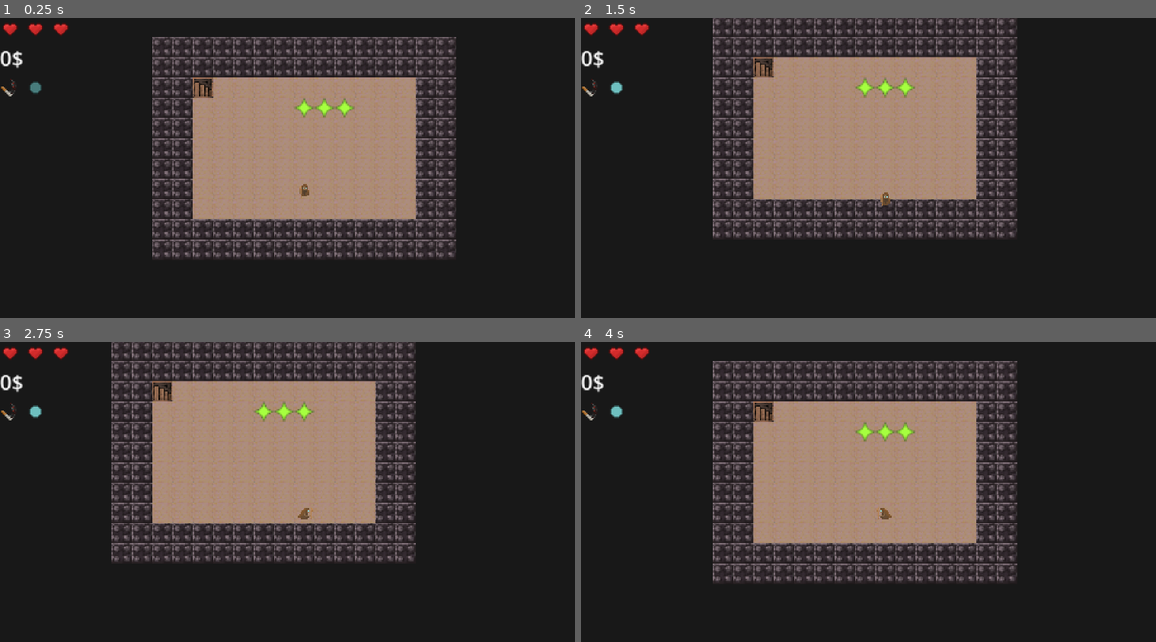
Above: before the commit, frames 1-4 (two rows, left to right).
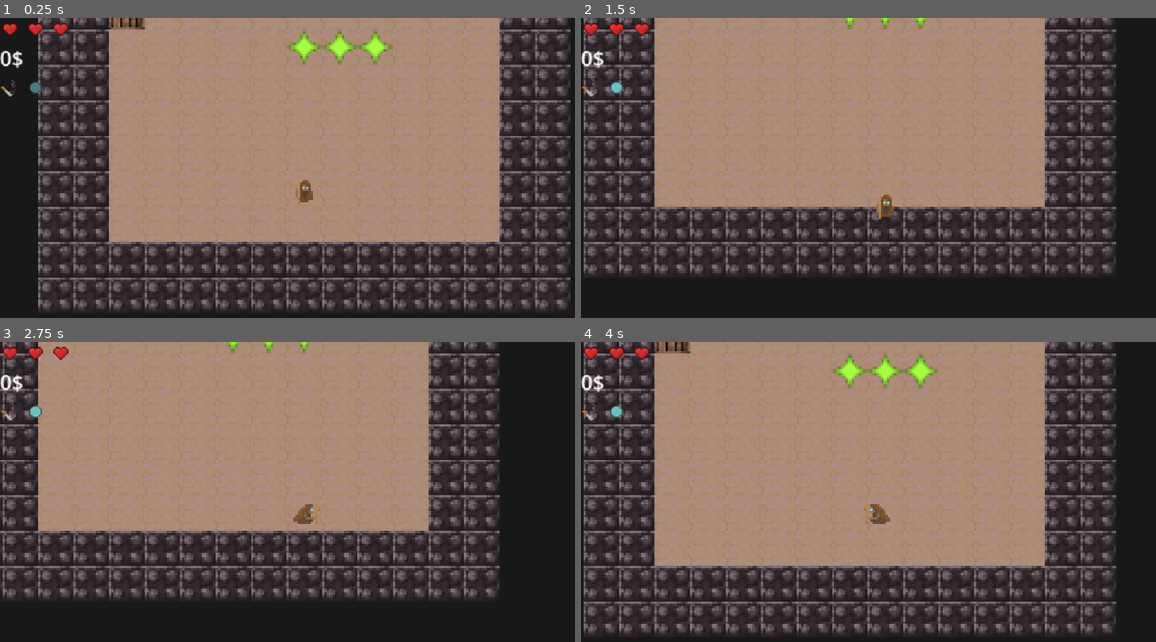
Above: after the commit, the same moments.

Repository: beppep/newDanceMage
Game: Godot game, scene res://scenes/main scene.tscn
Same seed, same stepped clock (60 frames per second), same inputs: the game is played once before the commit and once after it. Before the commit the project starts from res://main scene.tscn.
Inputs (mouse positions are in pixels of both pictures, inside the frame that each line leads up to):
- Up to frame 1 (0.25 s): no input
- Up to frame 2 (1.5 s): tap Enter at 0.5 s; move the mouse to (1018, 171) at 0.52 s; hold Right (move_right) 0.53-1.28 s; tap Space (move_nowhere) at 0.6, 1.35 s; click (1018, 171) at 0.67 s; move the mouse to (765, 207) at 1.27 s; hold S (move_down) from 1.28 s (still down); click (765, 207) at 1.42 s
- Up to frame 3 (2.75 s): move the mouse to (362, 438) at 2.02 s; release S (move_down) at 2.03 s; hold Right (move_right) from 2.03 s (still down); tap Space (move_nowhere) at 2.1 s; click (362, 438) at 2.17 s
- Up to frame 4 (4 s): move the mouse to (857, 582) at 2.77 s; release Right (move_right) at 2.78 s; hold W (move_up) 2.78-3.53 s; tap Space (move_nowhere) at 2.85, 3.6 s; click (857, 582) at 2.92 s; move the mouse to (1069, 564) at 3.52 s; hold A (move_left) from 3.53 s (still down); click (1069, 564) at 3.67 s

The runs differ from the first frame. In frame 1, 58% of the frame differs, in the area x 6-100%, y 0-98%; in frame 2, 47%; in frame 3, 44%; in frame 4, 57%.

Commit message:
touch support mortars and bomb logic

Diff:
--- a/project.godot
+++ b/project.godot
@@ -14,6 +14,11 @@
 run/main_scene="uid://dvhrggsk1jycp"
 config/features=PackedStringArray("4.5", "GL Compatibility")
 config/icon="res://icon.svg"
+
+[autoload]
+
+SwipeInput="*res://scripts/swipe_input.gd"
+GlobalTimers="*res://scripts/global_timers.gd"
 
 [display]
 
@@ -52,9 +57,14 @@
 ]
 }
 
+[input_devices]
+
+pointing/emulate_touch_from_mouse=true
+
 [rendering]
 
 textures/canvas_textures/default_texture_filter=0
 renderer/rendering_method="gl_compatibility"
 renderer/rendering_method.mobile="gl_compatibility"
+textures/vram_compression/import_etc2_astc=true
 environment/defaults/default_clear_color=Color(0.09239706, 0.09239707, 0.09239703, 1)
--- /dev/null
+++ b/scenes/enemies/mortar.tscn
@@ -0,0 +1,47 @@
+[gd_scene load_steps=7 format=3 uid="uid://d4gf30gh74e67"]
+
+[ext_resource type="Script" uid="uid://worpl5yi8sei" path="res://scripts/units/mortar.gd" id="1_roy4p"]
+[ext_resource type="Texture2D" uid="uid://p8tllcl07eqi" path="res://assets/sprites/enemies/mortar/mortar.png" id="2_iq1sh"]
+[ext_resource type="Texture2D" uid="uid://2dtkmhlg3rin" path="res://assets/sprites/enemies/mortar/mortar3.png" id="3_f1tc7"]
+[ext_resource type="Texture2D" uid="uid://v46tjy74cqhs" path="res://assets/sprites/enemies/mortar/mortar1.png" id="3_roy4p"]
+[ext_resource type="Texture2D" uid="uid://dkcb5ssf7taa8" path="res://assets/sprites/enemies/mortar/mortar2.png" id="4_f1tc7"]
+
+[sub_resource type="SpriteFrames" id="SpriteFrames_xauds"]
+animations = [{
+"frames": [{
+"duration": 1.0,
+"texture": ExtResource("2_iq1sh")
+}],
+"loop": true,
+"name": &"default",
+"speed": 5.0
+}, {
+"frames": [{
+"duration": 1.0,
+"texture": ExtResource("3_f1tc7")
+}, {
+"duration": 1.0,
+"texture": ExtResource("2_iq1sh")
+}],
+"loop": false,
+"name": &"shoot",
+"speed": 2.0
+}, {
+"frames": [{
+"duration": 1.0,
+"texture": ExtResource("3_roy4p")
+}, {
+"duration": 1.0,
+"texture": ExtResource("4_f1tc7")
+}],
+"loop": true,
+"name": &"windup",
+"speed": 4.0
+}]
+
+[node name="Mortar" type="Node2D"]
+script = ExtResource("1_roy4p")
+
+[node name="AnimatedSprite2D" type="AnimatedSprite2D" parent="."]
+sprite_frames = SubResource("SpriteFrames_xauds")
+animation = &"windup"
--- a/main scene.tscn
+++ b/scenes/main scene.tscn
@@ -1,48 +1,48 @@
 [gd_scene load_steps=29 format=4 uid="uid://dvhrggsk1jycp"]
 
-[ext_resource type="Texture2D" uid="uid://birqi1u65y38" path="res://assets/sprites/tiles/obsidian.png" id="1_0afw7"]
-[ext_resource type="Script" uid="uid://diohhrdup4fv4" path="res://scripts/main_scene.gd" id="1_ux2rm"]
-[ext_resource type="Texture2D" uid="uid://b1j5y10ckc80i" path="res://assets/sprites/tiles/rock.png" id="2_ux2rm"]
-[ext_resource type="Texture2D" uid="uid://bvaj6imc6unwm" path="res://assets/sprites/tiles/sand.png" id="3_sgb2t"]
-[ext_resource type="Texture2D" uid="uid://euie60wjbdx0" path="res://assets/sprites/tiles/wood.png" id="4_aqyhw"]
-[ext_resource type="Script" uid="uid://duu3jyqjhp3f1" path="res://scripts/units.gd" id="6_c1o4b"]
-[ext_resource type="Texture2D" uid="uid://57ta6mjg534o" path="res://assets/sprites/tiles/staircase.png" id="6_j008o"]
-[ext_resource type="PackedScene" uid="uid://cm2di112011s2" path="res://scenes/Player.tscn" id="6_sgb2t"]
-[ext_resource type="Texture2D" uid="uid://b6tbvcewt1oj2" path="res://assets/sprites/tiles/diamond.png" id="7_aovjg"]
-[ext_resource type="Texture2D" uid="uid://bxb3i4d6d082o" path="res://assets/sprites/tiles/white.png" id="7_v7vy4"]
-[ext_resource type="Texture2D" uid="uid://c5ugh0410ghil" path="res://assets/sprites/tiles/black.png" id="8_7bxi3"]
-[ext_resource type="Texture2D" uid="uid://clleiojhorbc1" path="res://assets/sprites/ui/heart.png" id="8_52ei1"]
-[ext_resource type="PackedScene" uid="uid://b1r37xlv72lnf" path="res://main_ui.tscn" id="9_c1o4b"]
-[ext_resource type="Texture2D" uid="uid://u0kthw8kmx5w" path="res://assets/sprites/particles/coin.png" id="9_v7vy4"]
-[ext_resource type="Script" uid="uid://cto6b6cn0sh74" path="res://scripts/map_generation.gd" id="15_52ei1"]
-[ext_resource type="Script" uid="uid://3quawpdbegmg" path="res://scripts/particle_spawner.gd" id="18_lslek"]
+[ext_resource type="Script" uid="uid://diohhrdup4fv4" path="res://scripts/main_scene.gd" id="1_mdami"]
+[ext_resource type="Texture2D" uid="uid://birqi1u65y38" path="res://assets/sprites/tiles/obsidian.png" id="2_gqlja"]
+[ext_resource type="Texture2D" uid="uid://b1j5y10ckc80i" path="res://assets/sprites/tiles/rock.png" id="3_1w873"]
+[ext_resource type="Texture2D" uid="uid://bvaj6imc6unwm" path="res://assets/sprites/tiles/sand.png" id="4_vd6wd"]
+[ext_resource type="Texture2D" uid="uid://euie60wjbdx0" path="res://assets/sprites/tiles/wood.png" id="5_3yfn6"]
+[ext_resource type="Texture2D" uid="uid://57ta6mjg534o" path="res://assets/sprites/tiles/staircase.png" id="6_cdyvt"]
+[ext_resource type="Texture2D" uid="uid://bxb3i4d6d082o" path="res://assets/sprites/tiles/white.png" id="7_ewawa"]
+[ext_resource type="Texture2D" uid="uid://c5ugh0410ghil" path="res://assets/sprites/tiles/black.png" id="8_q80np"]
+[ext_resource type="Texture2D" uid="uid://b6tbvcewt1oj2" path="res://assets/sprites/tiles/diamond.png" id="9_u77jt"]
+[ext_resource type="Texture2D" uid="uid://clleiojhorbc1" path="res://assets/sprites/ui/heart.png" id="10_rt8ct"]
+[ext_resource type="Texture2D" uid="uid://u0kthw8kmx5w" path="res://assets/sprites/particles/coin.png" id="11_ewq6b"]
+[ext_resource type="Script" uid="uid://duu3jyqjhp3f1" path="res://scripts/units.gd" id="12_txgxd"]
+[ext_resource type="PackedScene" uid="uid://cm2di112011s2" path="res://scenes/Player.tscn" id="13_q0kxy"]
+[ext_resource type="PackedScene" uid="uid://b1r37xlv72lnf" path="res://scenes/main_ui.tscn" id="14_wr82n"]
+[ext_resource type="Script" uid="uid://cto6b6cn0sh74" path="res://scripts/map_generation.gd" id="15_up5pg"]
+[ext_resource type="Script" uid="uid://3quawpdbegmg" path="res://scripts/particle_spawner.gd" id="16_j2c5s"]
 
 [sub_resource type="TileSetAtlasSource" id="TileSetAtlasSource_18xev"]
-texture = ExtResource("1_0afw7")
+texture = ExtResource("2_gqlja")
 0:0/0 = 0
 
 [sub_resource type="TileSetAtlasSource" id="TileSetAtlasSource_c1o4b"]
-texture = ExtResource("2_ux2rm")
+texture = ExtResource("3_1w873")
 0:0/0 = 0
 
 [sub_resource type="TileSetAtlasSource" id="TileSetAtlasSource_neqfu"]
-texture = ExtResource("3_sgb2t")
+texture = ExtResource("4_vd6wd")
 0:0/0 = 0
 
 [sub_resource type="TileSetAtlasSource" id="TileSetAtlasSource_4rud1"]
-texture = ExtResource("4_aqyhw")
+texture = ExtResource("5_3yfn6")
 0:0/0 = 0
 
 [sub_resource type="TileSetAtlasSource" id="TileSetAtlasSource_xn55d"]
-texture = ExtResource("6_j008o")
+texture = ExtResource("6_cdyvt")
 0:0/0 = 0
 
 [sub_resource type="TileSetAtlasSource" id="TileSetAtlasSource_j008o"]
-texture = ExtResource("7_v7vy4")
+texture = ExtResource("7_ewawa")
 0:0/0 = 0
 
 [sub_resource type="TileSetAtlasSource" id="TileSetAtlasSource_tfagm"]
-texture = ExtResource("8_7bxi3")
+texture = ExtResource("8_q80np")
 0:0/0 = 0
 
 [sub_resource type="TileSet" id="TileSet_7fvey"]
@@ -88,22 +88,22 @@
 tile_set = SubResource("TileSet_7fvey")
 
 [node name="Units" type="Node" parent="."]
-script = ExtResource("6_c1o4b")
+script = ExtResource("12_txgxd")
 
-[node name="Player" parent="Units" instance=ExtResource("6_sgb2t")]
+[node name="Player" parent="Units" instance=ExtResource("13_q0kxy")]
 position = Vector2(8, 7)
 
 [node name="Camera2D" type="Camera2D" parent="Units/Player"]
-zoom = Vector2(4, 4)
+zoom = Vector2(7, 7)
 
-[node name="MainUI" parent="." instance=ExtResource("9_c1o4b")]
+[node name="MainUI" parent="." instance=ExtResource("14_wr82n")]
 
 [node name="CanvasModulate" type="CanvasModulate" parent="."]
 visible = false
 color = Color(0.39215687, 0.39215687, 0.39215687, 1)
 
 [node name="map_generator" type="Node" parent="."]
-script = ExtResource("15_52ei1")
+script = ExtResource("15_up5pg")
 
 [node name="Particles" type="Node" parent="."]
-script = ExtResource("18_lslek")
+script = ExtResource("16_j2c5s")
--- a/main_ui.tscn
+++ b/scenes/main_ui.tscn
@@ -1,6 +1,6 @@
 [gd_scene load_steps=4 format=3 uid="uid://b1r37xlv72lnf"]
 
-[ext_resource type="Script" uid="uid://d2rswpfdl28b2" path="res://main_ui.gd" id="1_2ppmm"]
+[ext_resource type="Script" uid="uid://d2rswpfdl28b2" path="res://scripts/main_ui.gd" id="1_2ppmm"]
 [ext_resource type="Texture2D" uid="uid://inwjj0lddvkd" path="res://assets/sprites/units/crystal.png" id="2_w37m7"]
 
 [sub_resource type="LabelSettings" id="LabelSettings_ktt6o"]
--- a/scenes/particles/fireball.gd
+++ b/scenes/particles/fireball.gd
@@ -5,7 +5,7 @@
 @export var move_speed := 4.0  # pixels per frame
 @export var LIFETIME = 100
 
-@onready var wall_tileset := $"/root/World/TileMapLayerWalls"
+@onready var wall_tileset : TileMapLayer = $"/root/World/TileMapLayerWalls"
 @onready var world = get_tree().current_scene
 @onready var player = world.player
 
@@ -13,31 +13,32 @@
 var direction := Vector2.RIGHT
 var caster # player (or enemy!?) casting the spell
 var age = 0
+var location = World.pos_to_loc(position)
 
-var _tile_pos: Vector2i
 
 func _ready():
-	_tile_pos = wall_tileset.local_to_map(global_position)
+	location = World.pos_to_loc(position)
 
 func _physics_process(_delta):
-	# Move continuously until you reach the next tile center
+	# Move continuously (async?!)
 	global_position += direction * move_speed
 	age += 1
 	if age > LIFETIME:
 		queue_free()
+		return
 
-	var target_tile = wall_tileset.local_to_map(global_position)
-	if target_tile != _tile_pos:
-		_tile_pos = target_tile
-		_check_collision()
+	location = World.pos_to_loc(global_position)
+	_check_collision()
 
 func _check_collision():
-	var cell = wall_tileset.get_cell_source_id(_tile_pos)
+	var cell = wall_tileset.get_cell_source_id(location)
 	if cell != -1:
 		queue_free()
+		return
 
-	for enemy in $"/root/World/Units".get_children():
-		var enemy_cell = Vector2i((enemy.global_position / TILESIZE).floor())
-		if enemy_cell == _tile_pos and enemy != player:
-			enemy.take_damage(1)
+	for unit in $"/root/World/Units".get_children():
+		if not is_instance_valid(unit) or unit.is_queued_for_deletion():
+			continue
+		if unit.location == location and unit != player:
+			await unit.take_damage()
 			queue_free()
--- /dev/null
+++ b/scripts/global_timers.gd
@@ -0,0 +1,4 @@
+extends Node
+
+func delay(seconds: float) -> Signal:
+	return get_tree().create_timer(seconds).timeout
--- a/scripts/main_scene.gd
+++ b/scripts/main_scene.gd
@@ -12,6 +12,7 @@
 var current_floor = 1
 
 func _ready() -> void:
+	print(" GAME START ")
 	current_floor = 1
 	$map_generator.generate_shop(true)
 	units.start()
@@ -55,8 +56,8 @@
 
 func deal_damage_at(location: Vector2i, damage: int = 1):
 	var unit = units.get_unit_at(location)
-	if unit:
-		unit.take_damage(damage)
+	if unit and is_instance_valid(unit) and not unit.is_queued_for_deletion():
+		await unit.take_damage(damage)
 
 func get_closest_unit(from: Vector2i, direction: Vector2i, max_range: int = 20) -> Unit:
 	for i in range(1, max_range + 1):
--- a/scripts/map_generation.gd
+++ b/scripts/map_generation.gd
@@ -12,9 +12,9 @@
 
 const CHEAT = true
 
-var troll_scene = preload("res://scenes/units/troll.tscn")
-var knight_scene = preload("res://scenes/enemies/Knight.tscn")
-var bishop_scene = preload("res://scenes/enemies/Bishop.tscn")
+var troll_scene = preload("res://scenes/units/Troll.tscn")
+var knight_scene = preload("res://scenes/enemies/knight.tscn")
+var bishop_scene = preload("res://scenes/enemies/bishop.tscn")
 var rook_scene = preload("res://scenes/enemies/rook.tscn")
 
 var trader_scene = preload("res://scenes/units/Trader.tscn")
@@ -28,6 +28,7 @@
 	troll_scene,
 	bishop_scene,
 	preload("res://scenes/enemies/ghost.tscn"),
+	preload("res://scenes/enemies/mortar.tscn"),
 	knight_scene,
 	rook_scene
 ]
--- a/scripts/spells/dash_spell.gd
+++ b/scripts/spells/dash_spell.gd
@@ -14,4 +14,4 @@
 	while world.is_empty(new_location + direction):
 		new_location += direction
 	caster.location = new_location
-	world.deal_damage_at(new_location + direction)
+	await world.deal_damage_at(new_location + direction)
--- a/scripts/spells/explode_spell.gd
+++ b/scripts/spells/explode_spell.gd
@@ -6,6 +6,6 @@
 
 func cast(caster: Unit):
 	for offset in [Vector2i.UP, Vector2i.RIGHT, Vector2i.DOWN, Vector2i.LEFT, Vector2i(1,1), Vector2i(1,-1), Vector2i(-1,1), Vector2i(-1,-1)]:
-		world.deal_damage_at(caster.location + offset)
+		await world.deal_damage_at(caster.location + offset)
 
 	world.particles.make_cloud(caster.location, "fire")
--- /dev/null
+++ b/scripts/swipe_input.gd
@@ -0,0 +1,34 @@
+extends Node
+
+
+var start_pos := Vector2.ZERO
+var min_swipe_dist := 40.0
+
+func _input(event):
+	if event is InputEventScreenTouch:
+		if event.pressed:
+			start_pos = event.position
+		else:
+			_handle_swipe(event.position)
+
+func _handle_swipe(end_pos):
+
+	var delta = end_pos - start_pos
+
+	if delta.length() < min_swipe_dist:
+		Input.action_press("move_nowhere")
+		Input.action_release("move_nowhere")
+	elif abs(delta.x) > abs(delta.y):
+		if delta.x > 0:
+			Input.action_press("move_right")
+			Input.action_release("move_right")
+		else:
+			Input.action_press("move_left")
+			Input.action_release("move_left")
+	else:
+		if delta.y > 0:
+			Input.action_press("move_down")
+			Input.action_release("move_down")
+		else:
+			Input.action_press("move_up")
+			Input.action_release("move_up")
--- a/scripts/unit.gd
+++ b/scripts/unit.gd
@@ -15,9 +15,6 @@
 var health := 1:
 	set(val):
 		health = min(val, max_health)
-		if health <= 0:
-			die()
-
 		health_changed.emit()
 
 var frozen_indicator : Sprite2D
@@ -60,6 +57,9 @@
 
 func take_damage(amount=1):
 	health -= amount
+	if health <= 0:
+		if not is_queued_for_deletion():
+			await die()
 
 func is_adjacent_to(to: Vector2i) -> bool:
 	return is_in_range_of(to, 1)
@@ -92,5 +92,5 @@
 
 func die():
 	print(name, " died a horrible death.")
+	world.particles.make_cloud(location, "smoke")
 	queue_free()
-	world.particles.make_cloud(location, "smoke")
--- a/scripts/units.gd
+++ b/scripts/units.gd
@@ -26,14 +26,18 @@
 		world.next_floor()
 		await world.player.process_turn_unless_frozen() # extra turn
 
+	var bombs_first: Array[Unit] = []
 	var moves_first: Array[Unit] = []
 	var moves_second: Array[Unit] = []
 	for unit in get_units():
-		if (unit is Enemy and unit.attack_offsets.is_empty()):
+		if unit is Bomb:
+			bombs_first.append(unit)
+		elif (unit is Enemy and unit.attack_offsets.is_empty()):
 			moves_second.append(unit)
 		elif not unit is Player:
 			moves_first.append(unit)
-	moves_first.erase(world.player)
+	#moves_first.erase(world.player)
+	await process_units(bombs_first)
 	await process_units(moves_first)
 	await process_units(moves_second)
 
--- a/scripts/units/bomb.gd
+++ b/scripts/units/bomb.gd
@@ -1,7 +1,9 @@
 extends Unit
+class_name Bomb
 
 
-var age = 0
+var age := 0
+var is_dying := false
 
 func _ready() -> void:
 	super()
@@ -11,12 +13,19 @@
 	age += 1
 	anim.play("age"+str(age))
 	if age >= 3:
-		die()
+		await die()
 
 func die():
-	super()
+	if is_dying or is_queued_for_deletion(): # prevent infinite loops
+		return
+	is_dying = true
+
+	await get_tree().create_timer(0.1).timeout
+
+	world.particles.make_cloud(location, "fire")
+
 
 	for offset in [Vector2i.UP, Vector2i.RIGHT, Vector2i.DOWN, Vector2i.LEFT, Vector2i(1,1), Vector2i(1,-1), Vector2i(-1,1), Vector2i(-1,-1)]:
-		world.deal_damage_at(location + offset)
+		await world.deal_damage_at(location + offset)
 
-	world.particles.make_cloud(location, "smoke")
+	super() # free before chain reaction
--- /dev/null
+++ b/scripts/units/mortar.gd
@@ -0,0 +1,60 @@
+extends Enemy
+
+@export var egg_scene: PackedScene = preload("res://scenes/units/Egg.tscn")
+@export var bomb_scene: PackedScene = preload("res://scenes/units/Bomb.tscn")
+
+
+#var TARGET_OFFSETS: Array[Vector2i]
+var charge = 0
+
+func _ready():
+	super()
+	max_health = 1
+	health = 1
+
+
+
+
+func do_move():
+	pass
+
+
+func process_turn():
+	charge += 1
+	if charge == 1:
+		if randf() < 0.5:
+			charge = 0
+		else:
+			anim.play("windup")
+	elif charge == 2:
+		anim.play("shoot")
+		charge = 0
+
+		# choose location
+		var target_loc = world.player.location
+		for i in range(100):
+			var player_dist = Vector2(target_loc - world.player.location).length()
+			var self_dist = Vector2(target_loc-location).length()
+			if world.is_empty(target_loc) and player_dist < 4 and self_dist >= 2:
+				break
+			else:
+				target_loc = location + Vector2i(randi_range(-3,3),randi_range(-3,3))
+
+		# drop da bomb
+		var bomb = bomb_scene.instantiate()
+		#rock.position = target_cell*world.TILE_SIZE + Vector2i(0,-100)
+		world.units.add_child(bomb)
+		bomb.position = World.loc_to_pos(location)
+		bomb.location = target_loc + Vector2i(0, -7)
+		bomb.location = target_loc
+		world.particles.make_cloud(location, "smoke")
+		world.particles.make_cloud(target_loc, "smoke")
+
+
+ # pls make these not be madatory
+func get_attack_offsets(offset: Vector2i) -> Array[Vector2i]:
+	print("mortar.get_attack_offsets SHOULD NOT BE CALLED")
+	return [offset]
+func get_possible_targets() -> Array[Vector2i]:
+	print("mortar.get_possible_targets SHOULD NOT BE CALLED")
+	return []
--- a/scripts/units/rock.gd
+++ b/scripts/units/rock.gd
@@ -1,5 +1,16 @@
 extends Unit
 
+var is_dying := false
+
 func die():
+
+	if is_dying or is_queued_for_deletion(): # prevent infinite loops
+		return
+	is_dying = true
+
+	await get_tree().create_timer(0.1).timeout
+
+
+	world.particles.make_cloud(location, "rocks")
+
 	super()
-	world.particles.make_cloud(location, "rocks")
Binary file added: assets/sprites/enemies/mortar/mortar.png
Binary file added: assets/sprites/enemies/mortar/mortar1.png
Binary file added: assets/sprites/enemies/mortar/mortar2.png
Binary file added: assets/sprites/enemies/mortar/mortar3.png
Binary file changed: assets/sprites/particles/attack_indicator.png
Not shown: 2 places in scenes/main scene.tscn that only renumber resources
Not shown, added: scripts/global_timers.gd.uid
Renamed: main_ui.gd -> scripts/main_ui.gd
Renamed: main_ui.gd.uid -> scripts/main_ui.gd.uid
Not shown, added: scripts/swipe_input.gd.uid
Not shown, added: scripts/units/mortar.gd.uid
